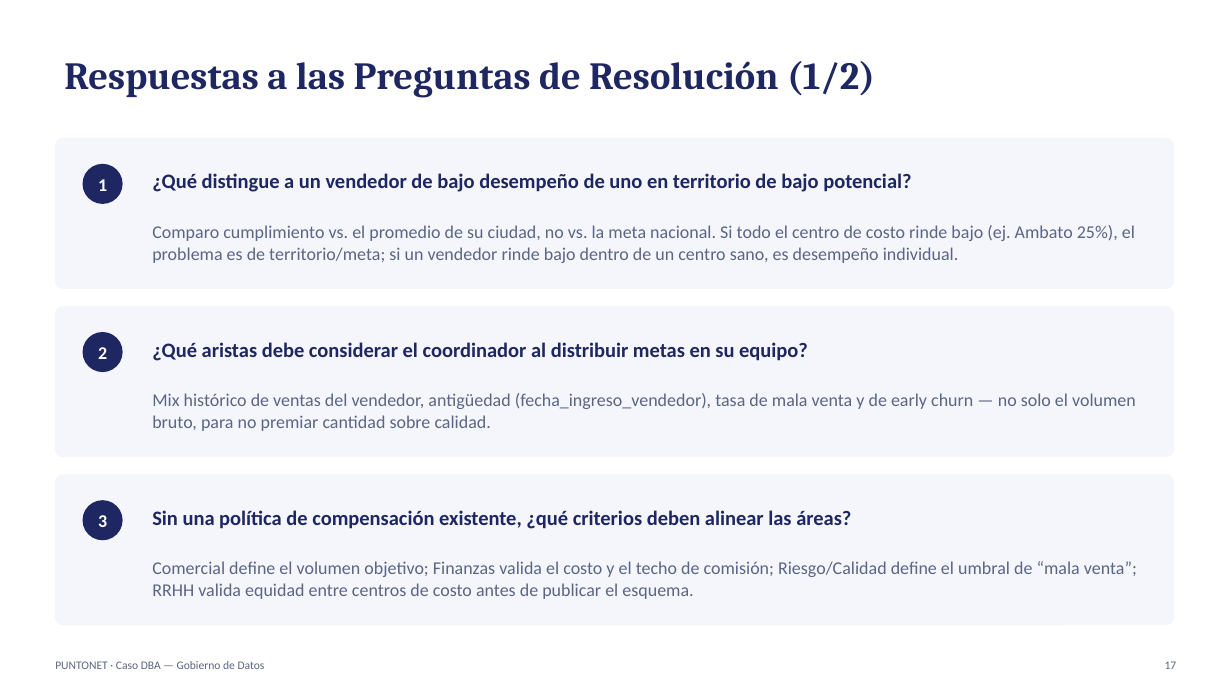
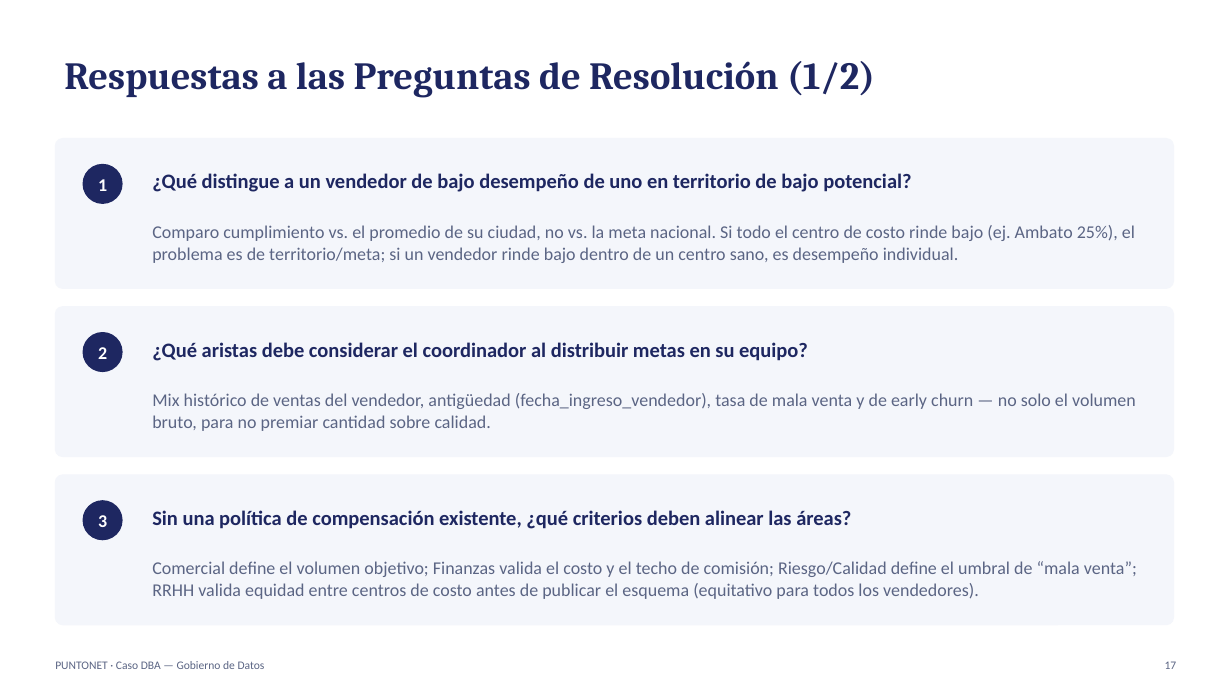
Before and after one commit to sandravillamarin89-hash/dashboard-dba-puntonet, a slide deck: slide 17 of Defensa_Caso_DBA_PuntoNet.pptx. Drawn at 1232x693 pixels with LibreOffice and Linux fonts; fonts in the diff are those of the drawing. Boxes give left, top, right and bottom in pixels: in the first picture for what was removed or moved away, otherwise in the second. Text is boxed around its words. In the diff, an @@ line names an element or a change of style, - is before the commit and + after.

```diff
--- a/Defensa_Caso_DBA_PuntoNet.pptx
+++ b/Defensa_Caso_DBA_PuntoNet.pptx
@@ text at (152,561,1137,599): text changed @@
-Comercial define el volumen objetivo; Finanzas valida el costo y el techo de comisión; Riesgo/Calidad define el umbral de “mala venta”; RRHH valida equidad entre centros de costo antes de publicar el esquema.
+Comercial define el volumen objetivo; Finanzas valida el costo y el techo de comisión; Riesgo/Calidad define el umbral de “mala venta”; RRHH valida equidad entre centros de costo antes de publicar el esquema (equitativo para todos los vendedores).
```
Also in this commit, not shown: 8 other slides changed.
